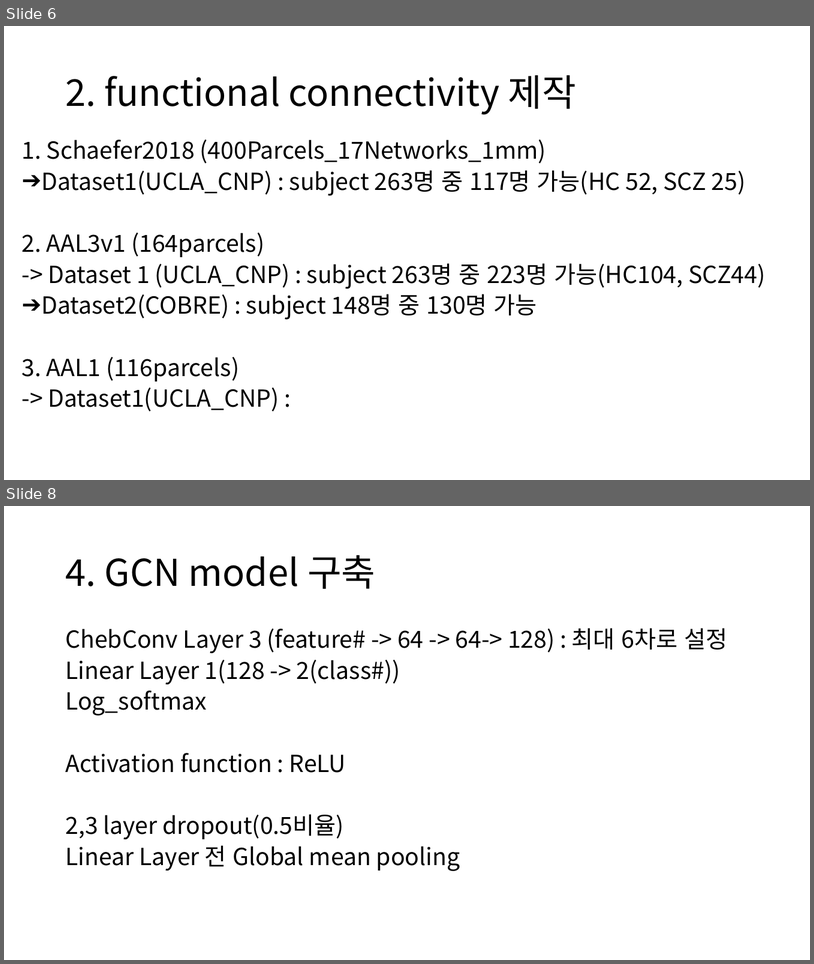
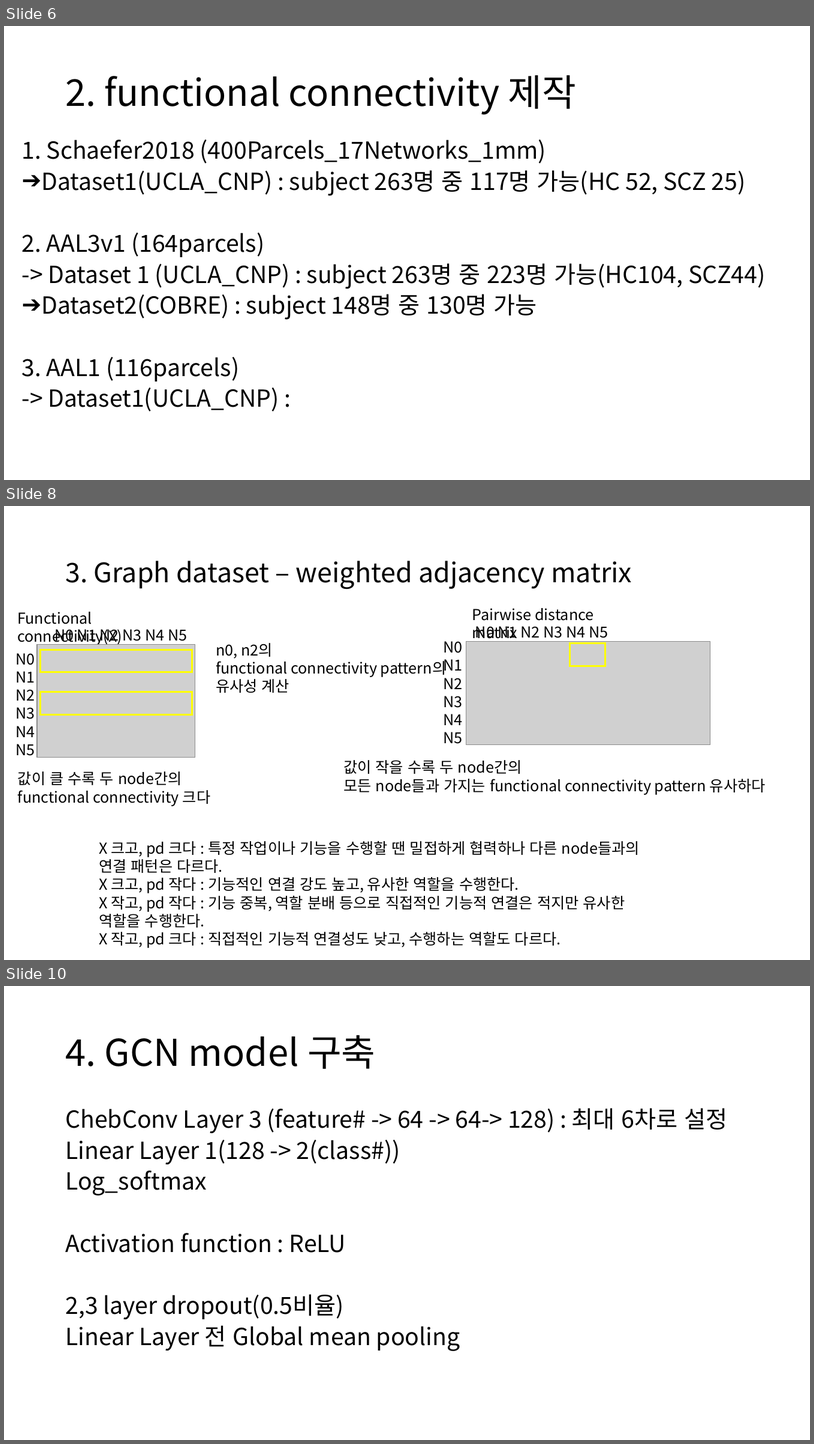
Before and after one commit to janett105/GNN_SCHZ, a slide deck: Presentation/초기 발표.pptx. Shown one above the other, each under a label of ours: slides 6 and 8 before the commit, slides 6, 8 and 10 after it; the slides between them are not shown. The pictures are 814x964 and 814x1444 pixels, drawn with LibreOffice and Linux fonts; fonts in the diff are those of the drawing; grey boxes stand for pictures. Boxes give left, top, right and bottom in pixels: in the first picture for what was removed or moved away, otherwise in the second. Text is boxed around its words. In the diff, an @@ line names an element or a change of style, - is before the commit and + after.

Commit message:
adjacency

```diff
--- a/Presentation/초기 발표.pptx
+++ b/Presentation/초기 발표.pptx
@@ slide 8 added at [4, 506, 810, 960], background #FFFFFF @@
@@ title added at [65, 561, 632, 589], 32 pt, text #000000 @@
+3. Graph dataset – weighted adjacency matrix
@@ text added at [17, 612, 122, 645], 18 pt, text #000000 @@
+Functional connectivity(X)
@@ text added at [473, 608, 594, 642], 18 pt, text #000000 @@
+Pairwise distance matrix
@@ text added at [54, 629, 187, 644], 18 pt, text #000000 @@
+N0 N1 N2 N3 N4 N5
@@ text added at [476, 626, 608, 639], 18 pt, text #000000 @@
+N0 N1 N2 N3 N4 N5
@@ picture added at [37, 645, 195, 757] @@
@@ rectangle added at [40, 649, 192, 672], outline #FFFF00 2.25 pt @@
@@ text added at [216, 643, 447, 693], 18 pt, text #000000 @@
+n0, n2의
+functional connectivity pattern의
+유사성 계산
@@ text added at [443, 641, 462, 744], 18 pt, text #000000 @@
+N0
+N1
+N2
+N3
+N4
+N5
@@ picture added at [467, 642, 711, 744] @@
@@ rectangle added at [570, 643, 606, 666], outline #FFFF00 2.25 pt @@
@@ text added at [16, 653, 35, 756], 18 pt, text #000000 @@
+N0
+N1
+N2
+N3
+N4
+N5
@@ rectangle added at [40, 692, 192, 714], outline #FFFF00 2.25 pt @@
@@ text added at [18, 771, 210, 806], 18 pt, text #000000 @@
+값이 클 수록 두 node간의
+functional connectivity 크다
@@ text added at [344, 760, 766, 795], 18 pt, text #000000 @@
+값이 작을 수록 두 node간의
+모든 node들과 가지는 functional connectivity pattern 유사하다
@@ text added at [99, 841, 640, 948], 18 pt, text #000000 @@
+X 크고, pd 크다 : 특정 작업이나 기능을 수행할 땐 밀접하게 협력하나 다른 node들과의 연결 패턴은 다르다.
+X 크고, pd 작다 : 기능적인 연결 강도 높고, 유사한 역할을 수행한다.
+X 작고, pd 작다 : 기능 중복, 역할 분배 등으로 직접적인 기능적 연결은 적지만 유사한 역할을 수행한다.
+X 작고, pd 크다 : 직접적인 기능적 연결성도 낮고, 수행하는 역할도 다르다.
@@ what was slide 8 is now slide 10 @@
```
Also in this commit, not shown: 4 slides changed, 2 other slides added, 42 other files.
